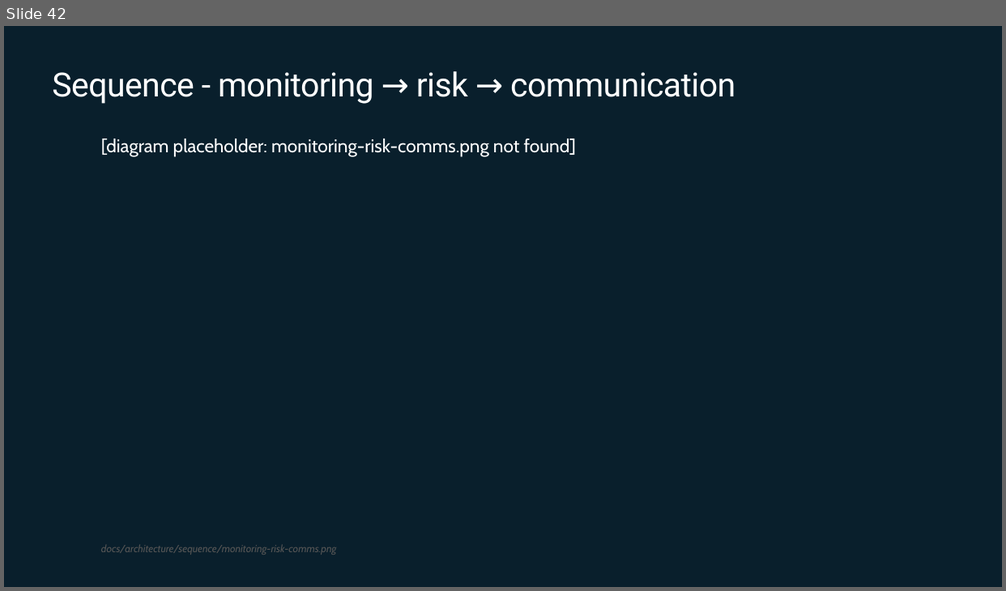
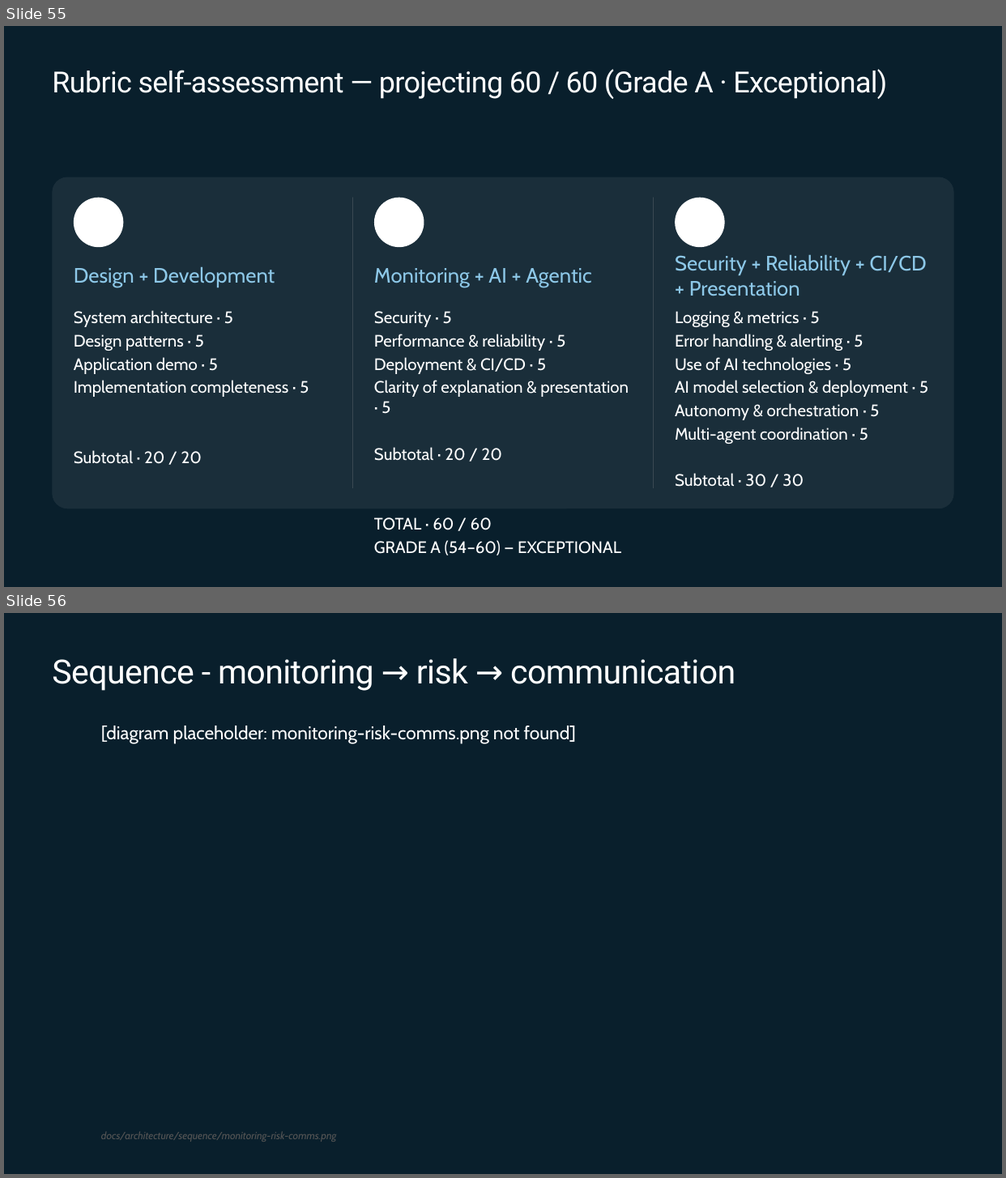
Before and after one commit to johnbilliris/ama, a slide deck: docs/ama-presentation/AMA_Capstone_Disaster_Response_Hub.pptx. Shown one above the other, each under a label of ours: slide 42 before the commit, slides 55 and 56 after it. The pictures are 1006x591 and 1006x1178 pixels, drawn with LibreOffice and Linux fonts; fonts in the diff are those of the drawing; background and template pictures are left out. Boxes give left, top, right and bottom in pixels: in the first picture for what was removed or moved away, otherwise in the second. Text is boxed around its words. In the diff, an @@ line names an element or a change of style, - is before the commit and + after.

```diff
--- a/docs/ama-presentation/AMA_Capstone_Disaster_Response_Hub.pptx
+++ b/docs/ama-presentation/AMA_Capstone_Disaster_Response_Hub.pptx
@@ slide 55 added at [4, 26, 1002, 587], background #091F2C @@
@@ title added at [52, 69, 887, 99], 28 pt, text #FFFFFF @@
+Rubric self-assessment — projecting 60 / 60 (Grade A · Exceptional)
@@ rounded rectangle added at [52, 177, 954, 509], fill #FFFFFF at 7% opacity @@
@@ ellipse added at [74, 198, 124, 248], fill #FFFFFF @@
@@ line added from (353, 198) to (353, 489), #3A4953 0.5 pt @@
@@ ellipse added at [374, 198, 424, 248], fill #FFFFFF @@
@@ line added from (654, 198) to (654, 489), #3A4953 0.5 pt @@
@@ ellipse added at [675, 198, 725, 248], fill #FFFFFF @@
@@ text added at [74, 267, 275, 288], 20 pt, text #8DC8E8 @@
+Design + Development
@@ text added at [374, 268, 592, 288], 20 pt, text #8DC8E8 @@
+Monitoring + AI + Agentic
@@ text added at [675, 254, 927, 297], 20 pt, text #8DC8E8 @@
+Security + Reliability + CI/CD + Presentation
@@ text added at [74, 310, 309, 464], 16 pt, text #FFFFFF @@
+System architecture · 5
+Design patterns · 5
+Application demo · 5
+Implementation completeness · 5
+Subtotal · 20 / 20
@@ text added at [374, 311, 629, 556], 16 pt, text #FFFFFF @@
+Security · 5
+Performance & reliability · 5
+Deployment & CI/CD · 5
+Clarity of explanation & presentation · 5
+Subtotal · 20 / 20
+TOTAL · 60 / 60
+GRADE A (54–60) — EXCEPTIONAL
@@ text added at [675, 311, 928, 487], 16 pt, text #FFFFFF @@
+Logging & metrics · 5
+Error handling & alerting · 5
+Use of AI technologies · 5
+AI model selection & deployment · 5
+Autonomy & orchestration · 5
+Multi-agent coordination · 5
+Subtotal · 30 / 30
@@ what was slide 42 is now slide 56 @@
```
Also in this commit, not shown: 13 other slides added, 6 other files.
